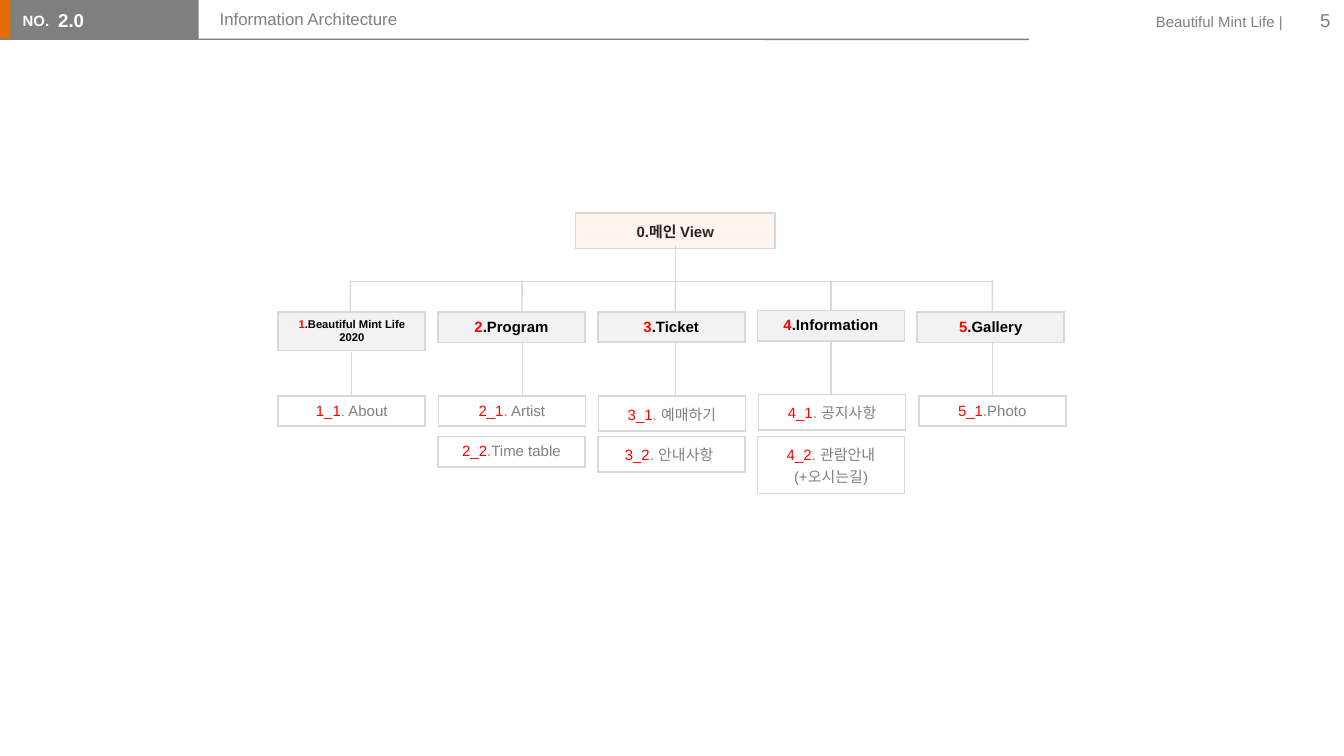
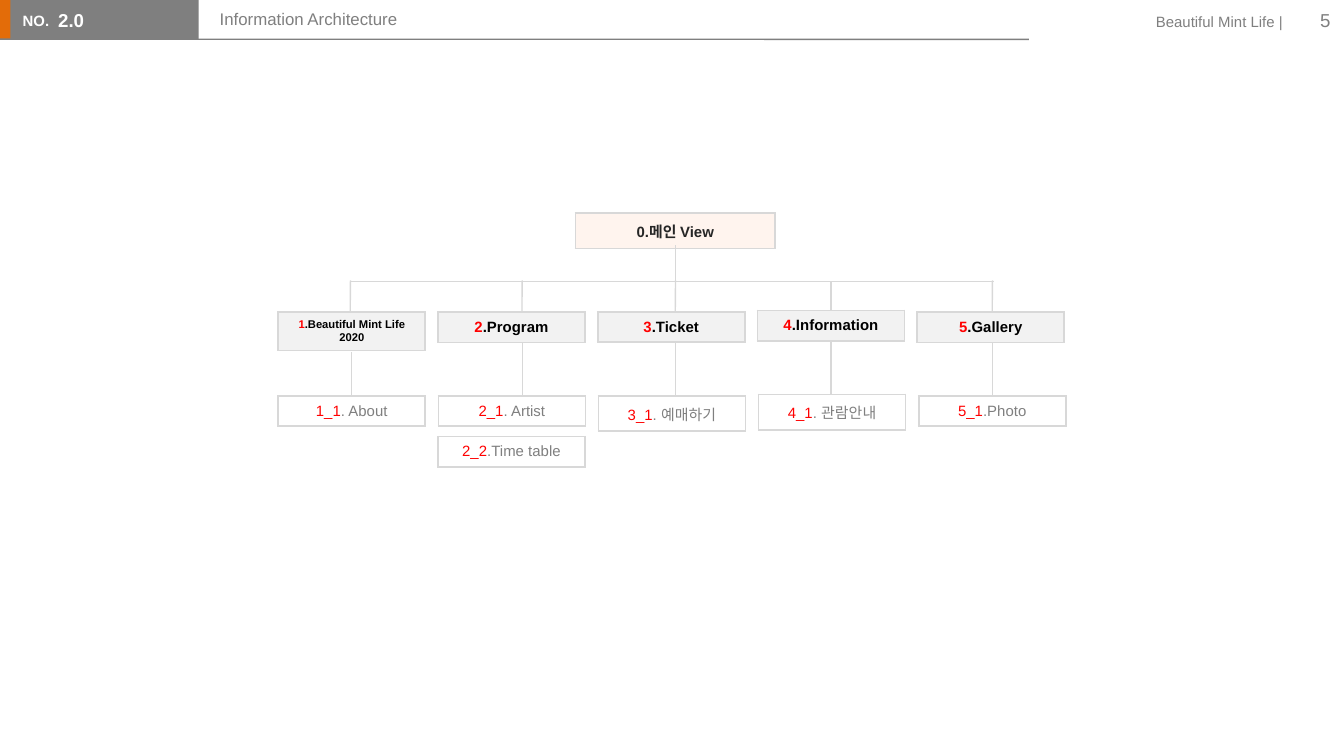
Before and after one commit to lsh58/homework, a slide deck: slide 5 of 스토리보드수행과제/스토리보드수행과제.pptx. Drawn at 1344x756 pixels with LibreOffice and Linux fonts; fonts in the diff are those of the drawing. Boxes give left, top, right and bottom in pixels: in the first picture for what was removed or moved away, otherwise in the second. Text is boxed around its words. In the diff, an @@ line names an element or a change of style, - is before the commit and + after.

```diff
--- a/스토리보드수행과제/스토리보드수행과제.pptx
+++ b/스토리보드수행과제/스토리보드수행과제.pptx
@@ table at (758,395,905,426) @@
-row 1, column 1: 4_1. 공지사항
+row 1, column 1: 4_1. 관람안내
@@ table removed at (598,437,745,468), 1 rows, 1 columns @@
-3_2. 안내사항
@@ table removed at (758,437,905,504), 1 rows, 1 columns @@
-4_2. 관람안내(+오시는길)
```
Also in this commit, not shown: 4 other slides changed, 8 slides added, 1 slide removed, 2 other files.
